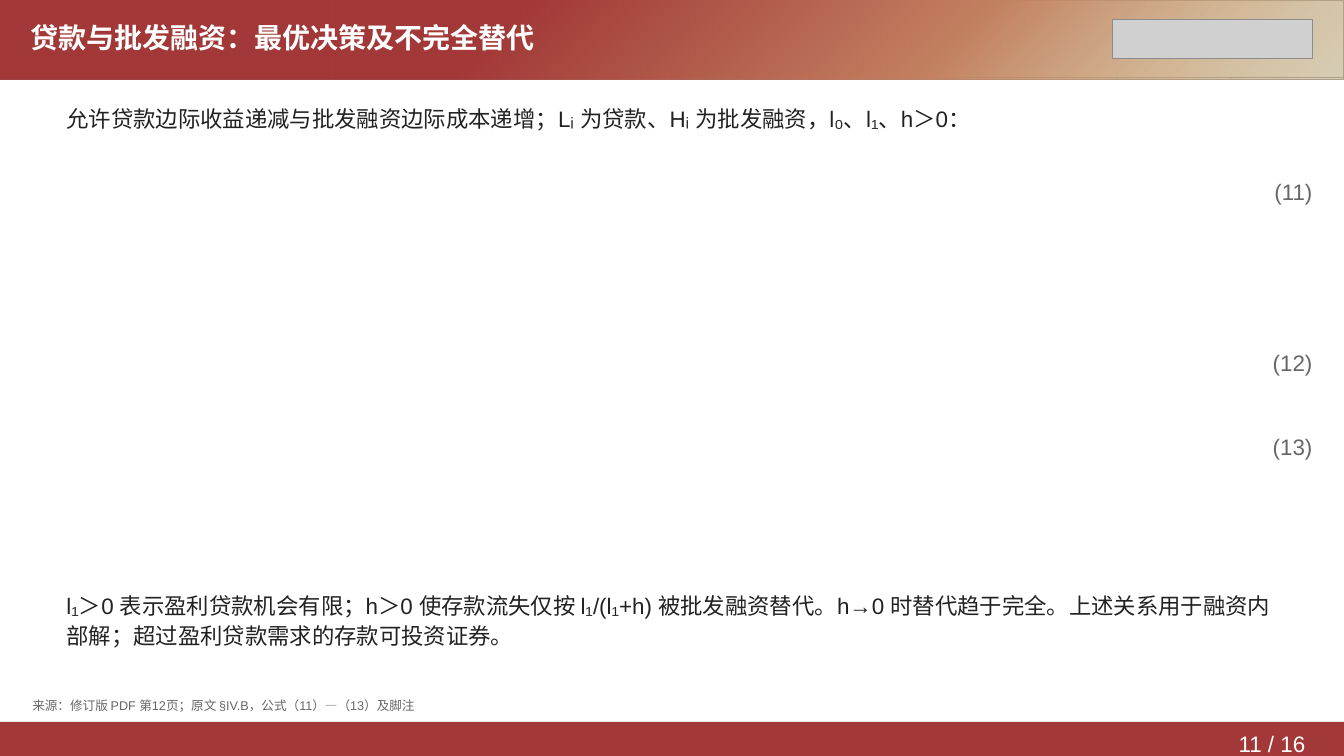
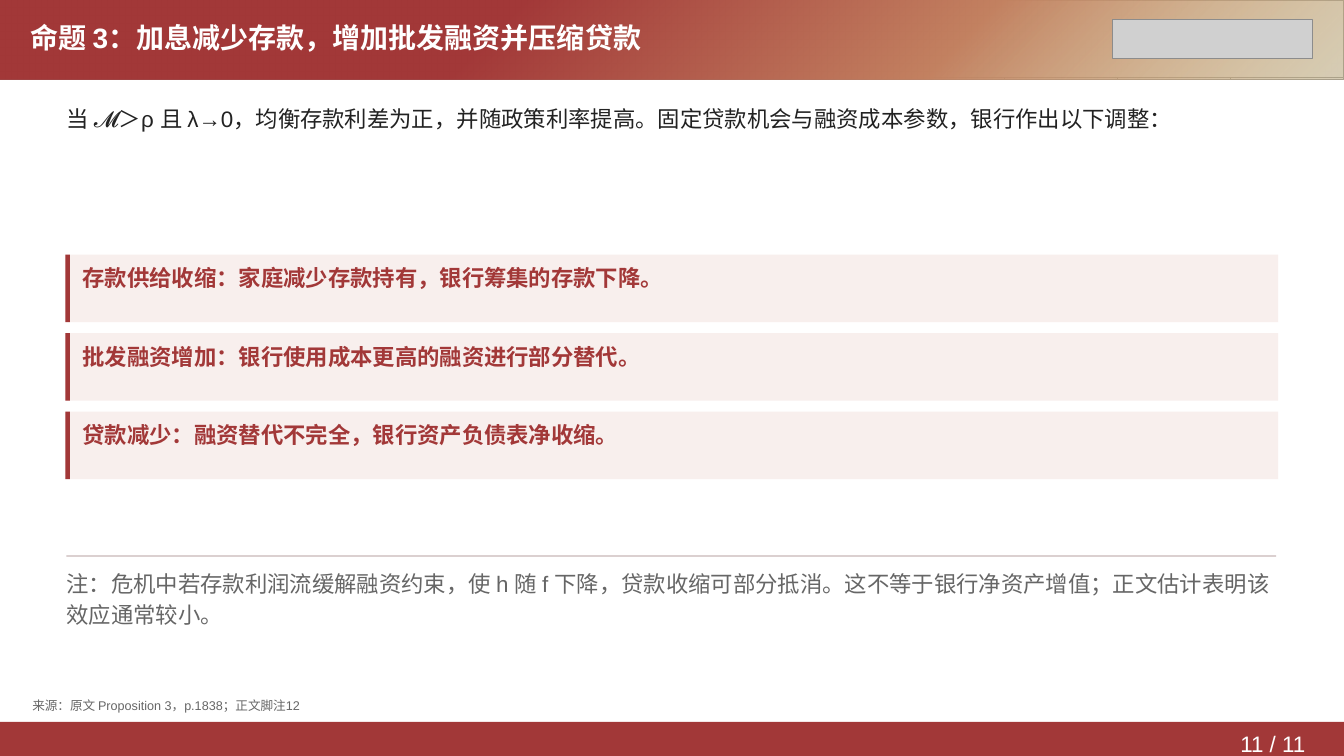
Before and after one commit to Yutingee/trial, a slide deck: slide 11 of deliverables/DepositsChannel-Model.pptx. Drawn at 1344x756 pixels with LibreOffice and Linux fonts; fonts in the diff are those of the drawing; grey boxes stand for pictures. Boxes give left, top, right and bottom in pixels: in the first picture for what was removed or moved away, otherwise in the second. Text is boxed around its words. In the diff, an @@ line names an element or a change of style, - is before the commit and + after.

```diff
--- a/deliverables/DepositsChannel-Model.pptx
+++ b/deliverables/DepositsChannel-Model.pptx
@@ text at (30, 24, 641, 52): text changed @@
-贷款与批发融资：最优决策及不完全替代
+命题 3：加息减少存款，增加批发融资并压缩贷款
@@ text at (66, 108, 1171, 132): text changed @@
-允许贷款边际收益递减与批发融资边际成本递增；Lᵢ 为贷款、Hᵢ 为批发融资，l₀、l₁、h＞0：
+当 𝓜＞ρ 且 λ→0，均衡存款利差为正，并随政策利率提高。固定贷款机会与融资成本参数，银行作出以下调整：
@@ text removed at (1274, 184, 1312, 205) @@
-(11)
@@ rectangle added at (66, 254, 1278, 322), fill #F8EFED @@
@@ rectangle added at (66, 254, 70, 322), fill #A23838 @@
@@ text added at (83, 267, 663, 289), 16 pt, text #A23838, bold @@
+存款供给收缩：家庭减少存款持有，银行筹集的存款下降。
@@ rectangle added at (66, 334, 1278, 401), fill #F8EFED @@
@@ rectangle added at (66, 334, 70, 401), fill #A23838 @@
@@ text added at (83, 346, 641, 367), 16 pt, text #A23838, bold @@
+批发融资增加：银行使用成本更高的融资进行部分替代。
@@ text removed at (1273, 355, 1313, 376) @@
-(12)
@@ rectangle added at (66, 411, 1278, 479), fill #F8EFED @@
@@ rectangle added at (66, 411, 70, 479), fill #A23838 @@
@@ text added at (83, 424, 619, 446), 16 pt, text #A23838, bold @@
+贷款减少：融资替代不完全，银行资产负债表净收缩。
@@ text removed at (1273, 439, 1313, 460) @@
-(13)
@@ rectangle added at (67, 556, 1276, 557), fill #C8B8B8 @@
@@ text removed at (66, 595, 1270, 648) @@
-l₁＞0 表示盈利贷款机会有限；h＞0 使存款流失仅按 l₁/(l₁+h) 被批发融资替代。h→0 时替代趋于完全。上述关系用于融资内部解；超过盈利贷款需求的存款可投资证券。
@@ text added at (66, 573, 1269, 625), 16 pt, text #666666 @@
+注：危机中若存款利润流缓解融资约束，使 h 随 f 下降，贷款收缩可部分抵消。这不等于银行净资产增值；正文估计表明该效应通常较小。
@@ text at (32, 699, 300, 713): text changed @@
-来源：修订版 PDF 第12页；原文 §IV.B，公式（11）—（13）及脚注
+来源：原文 Proposition 3，p.1838；正文脚注12
@@ text at (1240, 736, 1305, 752): text changed @@
-11 / 16
+11 / 11
```
Also in this commit, not shown: 9 other slides changed, 1 slide added, 6 slides removed, 2 other files.
